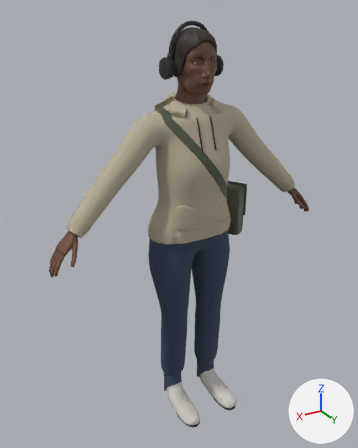
Before and after pictures for a commit that changed the glTF model game/assets/characters/char_bank_customer_g/char_bank_customer_g.glb.
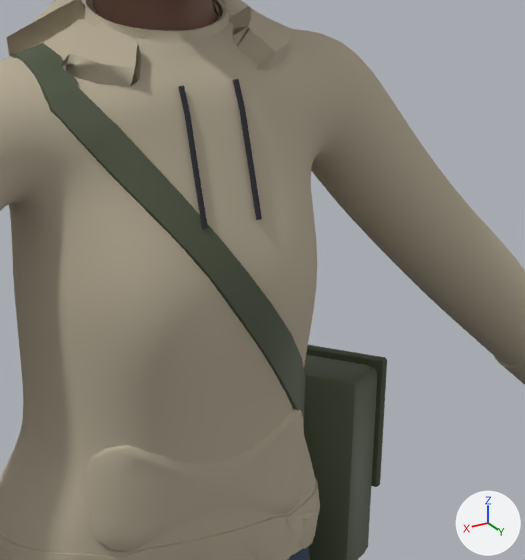
Each version is shown whole from a 50 mm camera at (1.064, 1.664, 1.758) aimed at (0.029, -0.062, 0.895), then close up on the part from 43% to 78% of the width and 22% to 52% of the height. Arrows for +X, +Y and +Z are at lower right; the lights stay in place. The older version's two pictures come first. Vertices at exactly the same position are counted once.

Script lines for the objects in view, before the commit:
```python
ob_body = bpy.data.objects.new('Body', me_body)
ob_body.location = (0.0, 0.0, 0.0)
ob_gear = bpy.data.objects.new('Gear', me_gear)
ob_gear.location = (0.0, 0.0, 0.0)
ob_outfit = bpy.data.objects.new('Outfit', me_outfit)
ob_outfit.location = (0.0, 0.0, 0.0)
```
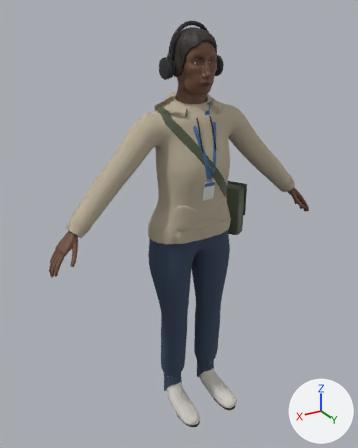
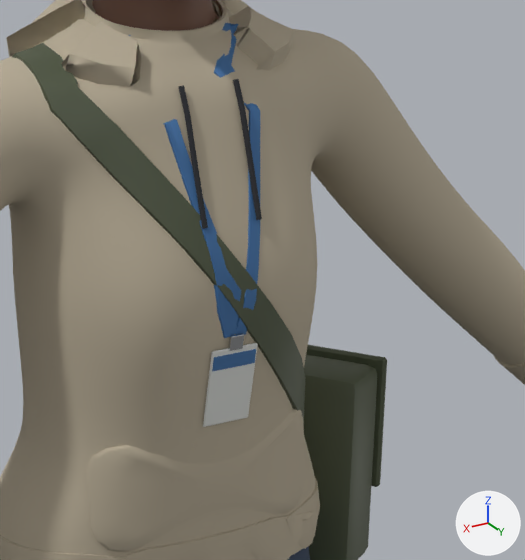
Location of each change, (x1, y1, x2, y2) in pixels of the close-ups (525 x 560 px):
part 1 of me_gear, added (blue)
    after: (212, 349, 256, 371)
part 2 of me_gear, added
    after: (203, 343, 258, 427)
part 3 of me_gear, added
    after: (228, 333, 244, 351)
part 4 of me_outfit, added (blue)
    after: (214, 23, 260, 334)
part 5 of me_outfit, added
    after: (129, 35, 241, 338)

The edits, one by one:
Material 'M_char_lanyard' (mat_m_char_lanyard) is new.
Its base color is (0.0467, 0.156, 0.366) (blue #3d6ea3).
Its roughness is 0.6.
Material 'M_char_medic_white' (mat_m_char_medic_white) is new.
Its base color is (0.701, 0.716, 0.687) (light grey #dadcd8).
Its roughness is 0.55.
me_gear is used by ob_gear; location (0.0, 0.0, 0.0).
me_gear had 168 vertices, 312 faces and spanned x -0.297..0.034, y -0.276..0.121, z 0.807..1.385.
me_gear now has 240 vertices, 444 faces and spans x -0.297..0.034, y -0.276..0.133, z 0.807..1.385.
me_gear part 1: a new loose piece of 24 vertices spanning x -0.025..0.025, y 0.125..0.129, z 1.12..1.135, in mat_m_char_lanyard (blue #3d6ea3).
me_gear part 2: a new loose piece of 24 vertices spanning x -0.027..0.027, y 0.113..0.129, z 1.061..1.141, in mat_m_char_medic_white (light grey #dadcd8).
me_gear part 3: a new loose piece of 24 vertices spanning x -0.008..0.008, y 0.126..0.133, z 1.139..1.154, in mat_m_chrome (light grey #c8cacc).
me_gear gains material mat_m_char_lanyard (blue #3d6ea3).
me_gear gains material mat_m_char_medic_white (light grey #dadcd8).
me_outfit is used by ob_outfit; location (0.0, 0.0, 0.0).
me_outfit had 7636 vertices, 14552 faces and spanned x -0.558..0.558, y -0.145..0.22, z 0.0..1.465.
me_outfit now has 7726 vertices, 14692 faces and spans x -0.558..0.558, y -0.145..0.22, z 0.0..1.465.
me_outfit part 4: a new loose piece of 45 vertices spanning x -0.067..0.001, y 0.019..0.134, z 1.152..1.428, in mat_m_char_lanyard (blue #3d6ea3).
me_outfit part 5: a new loose piece of 45 vertices spanning x -0.004..0.159, y -0.058..0.133, z 1.152..1.426, in mat_m_char_lanyard (blue #3d6ea3).
me_outfit gains material mat_m_char_lanyard (blue #3d6ea3).
